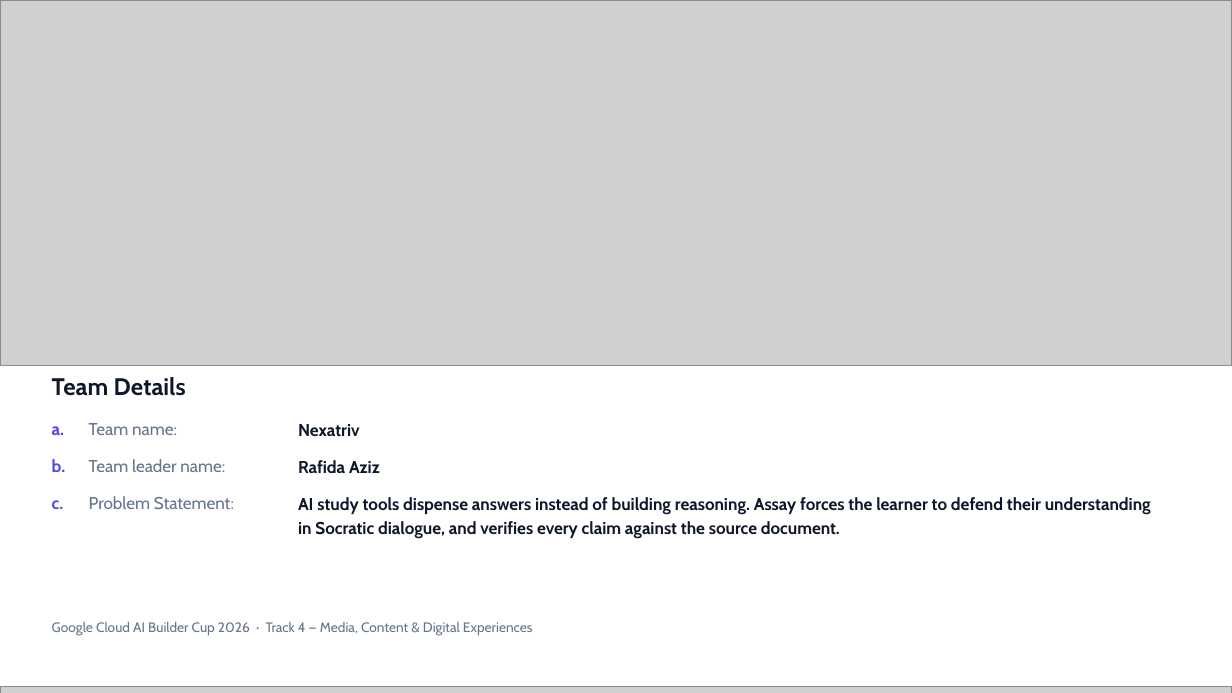
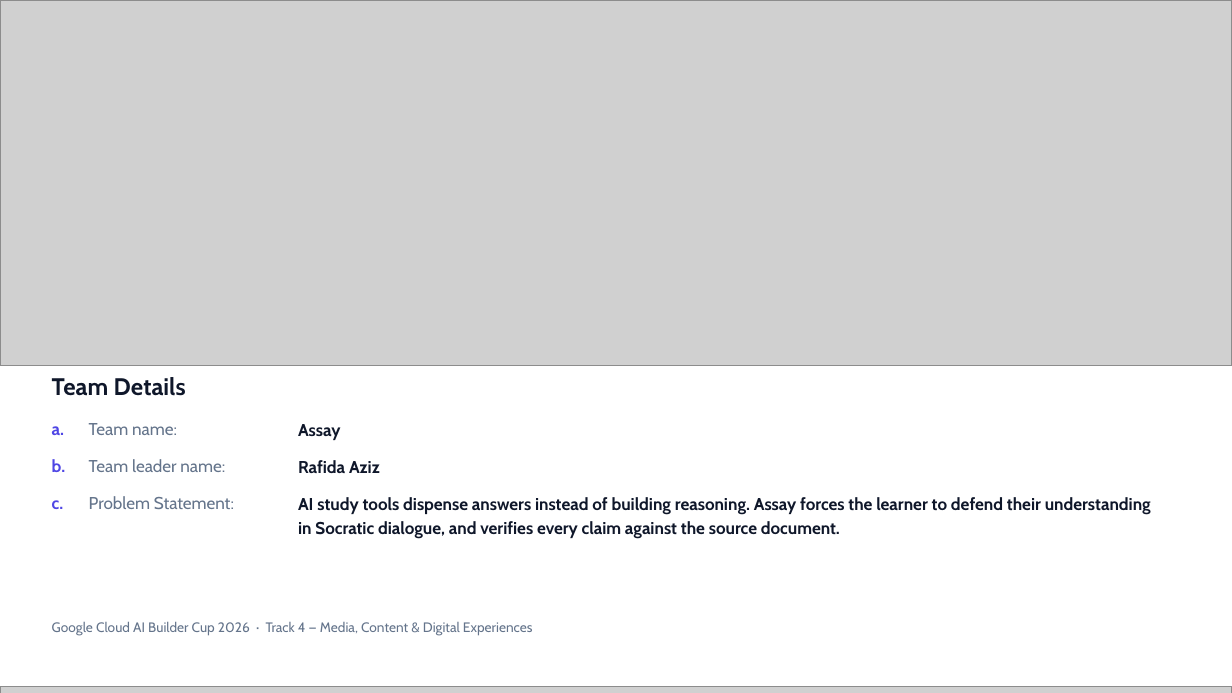
Before and after one commit to rafidaaziz23/assay, a slide deck: slide 1 of docs/submission/Assay-AI-Builder-Cup.pptx. Drawn at 1232x693 pixels with LibreOffice and Linux fonts; fonts in the diff are those of the drawing; grey boxes stand for pictures. Boxes give left, top, right and bottom in pixels: in the first picture for what was removed or moved away, otherwise in the second. Text is boxed around its words. In the diff, an @@ line names an element or a change of style, - is before the commit and + after.

```diff
--- a/docs/submission/Assay-AI-Builder-Cup.pptx
+++ b/docs/submission/Assay-AI-Builder-Cup.pptx
@@ text at (298, 424, 340, 440): text changed @@
-Nexatriv
+Assay
```
Also in this commit, not shown: 8 other slides changed, 1 other file.
